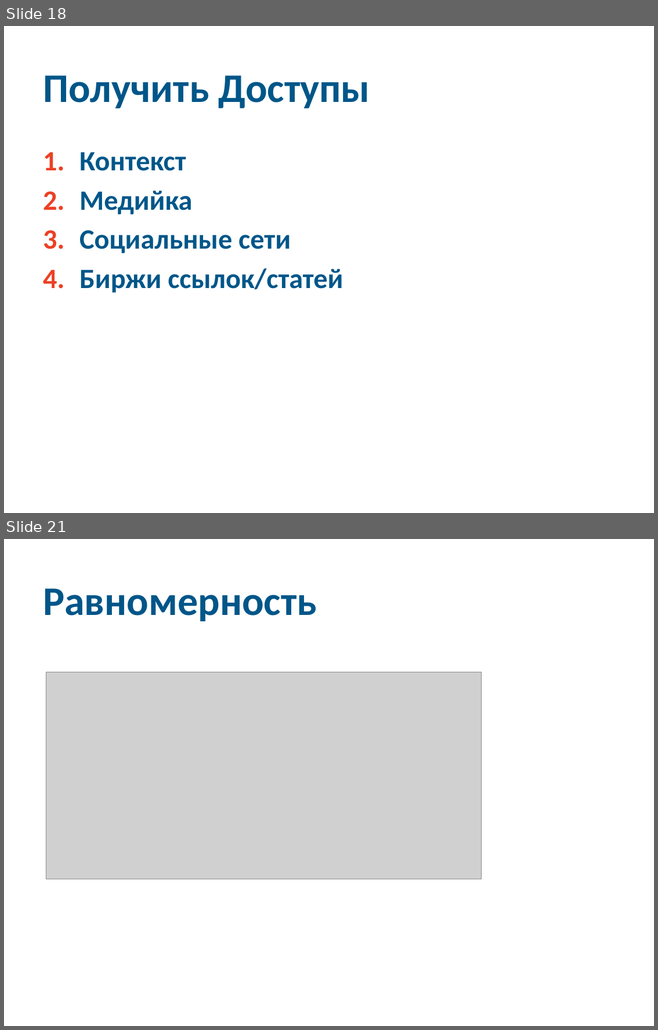
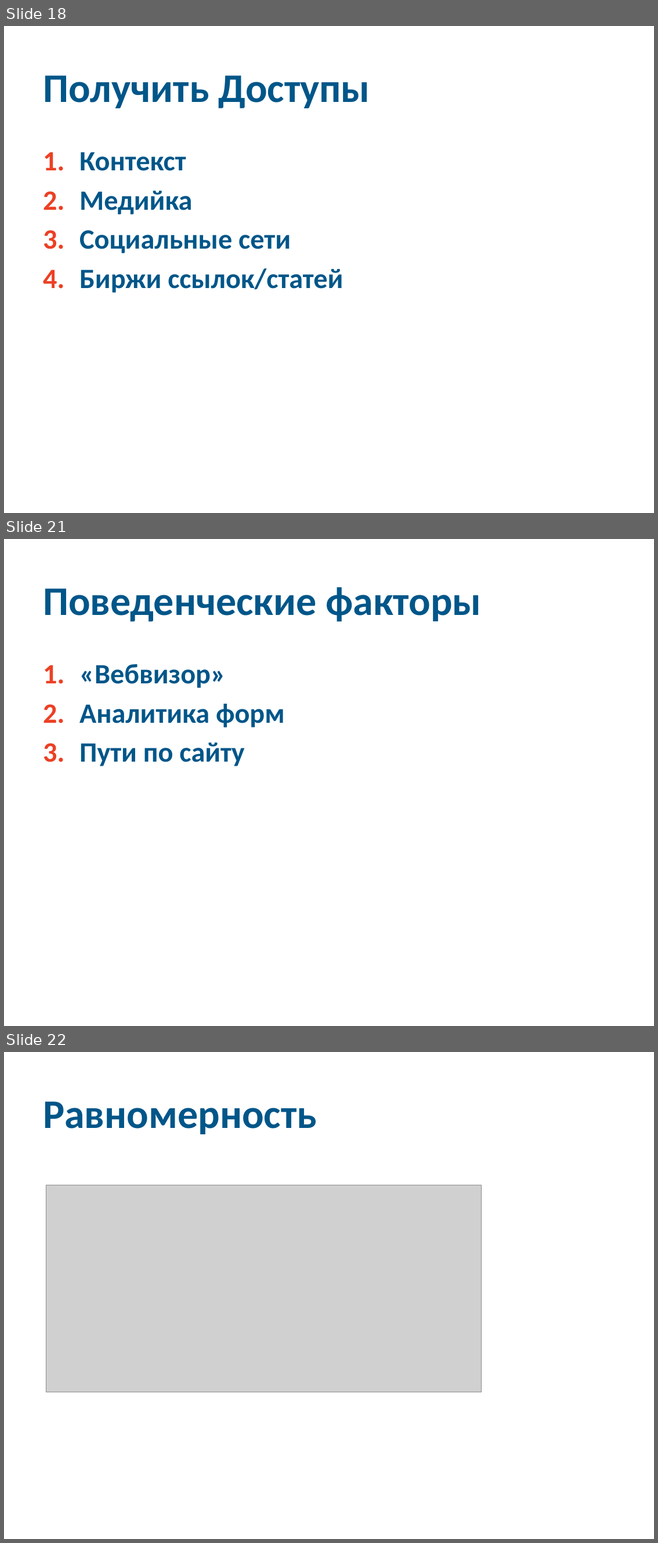
Before and after one commit to 2naive/2naive.github.io, a slide deck: ireklama.pptx. Shown one above the other, each under a label of ours: slides 18 and 21 before the commit, slides 18, 21 and 22 after it; the slides between them are not shown. The pictures are 658x1030 and 658x1543 pixels, drawn with LibreOffice and Linux fonts; fonts in the diff are those of the drawing; grey boxes stand for pictures. Boxes give left, top, right and bottom in pixels: in the first picture for what was removed or moved away, otherwise in the second. Text is boxed around its words. In the diff, an @@ line names an element or a change of style, - is before the commit and + after.

```diff
--- a/ireklama.pptx
+++ b/ireklama.pptx
@@ slide 21 added at (x1=4, y1=539, x2=654, y2=1026), background #FFFFFF @@
@@ title added at (x1=43, y1=587, x2=481, y2=622), 45 pt, text #005689, bold @@
+Поведенческие факторы
@@ text added at (x1=79, y1=664, x2=285, y2=766), 31 pt, text #005689, bold @@
+1. «Вебвизор»
+2. Аналитика форм
+3. Пути по сайту
@@ what was slide 21 is now slide 22 @@
```
Also in this commit, not shown: 4 slides changed, 2 other slides added, 1 other file.
